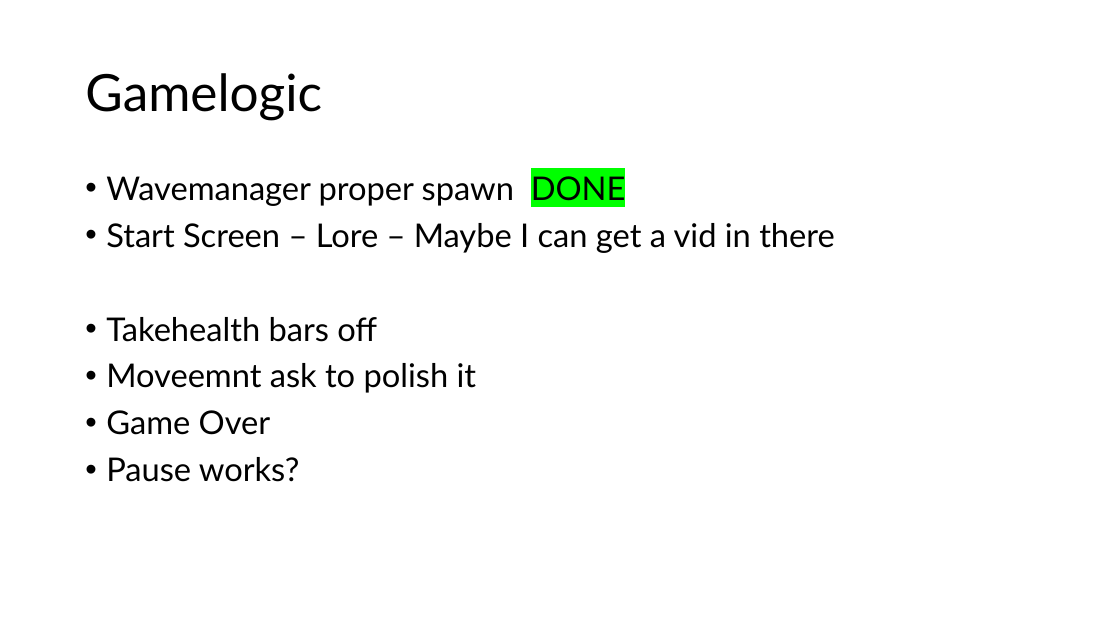
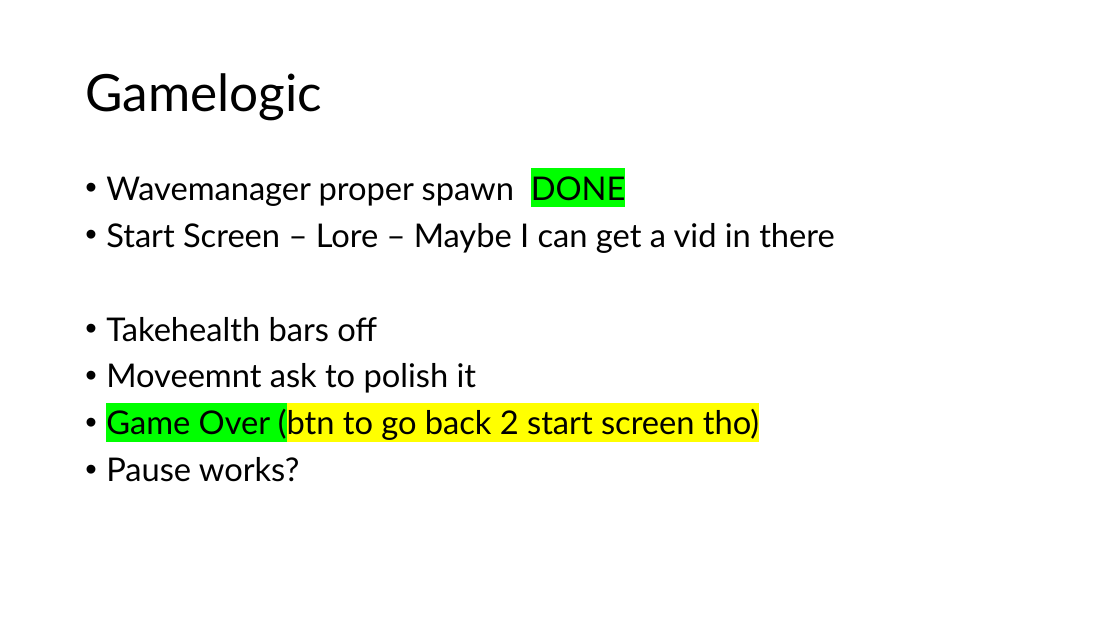
Before and after one commit to Mdot5596/Timeline-Takedown, a slide deck: slide 13 of Documentation/Report/Documentationofstuff.pptx. Drawn at 1120x630 pixels with LibreOffice and Linux fonts; fonts in the diff are those of the drawing. Boxes give left, top, right and bottom in pixels: in the first picture for what was removed or moved away, otherwise in the second. Text is boxed around its words. In the diff, an @@ line names an element or a change of style, - is before the commit and + after.

Commit message:
Start Menu + Intro "Cutscene" audio and ui

```diff
--- a/Documentation/Report/Documentationofstuff.pptx
+++ b/Documentation/Report/Documentationofstuff.pptx
@@ text at (106, 406, 759, 441): text changed @@
-• Game Over
+• Game Over (btn to go back 2 start screen tho)
```
Also in this commit, not shown: 27 other files.
